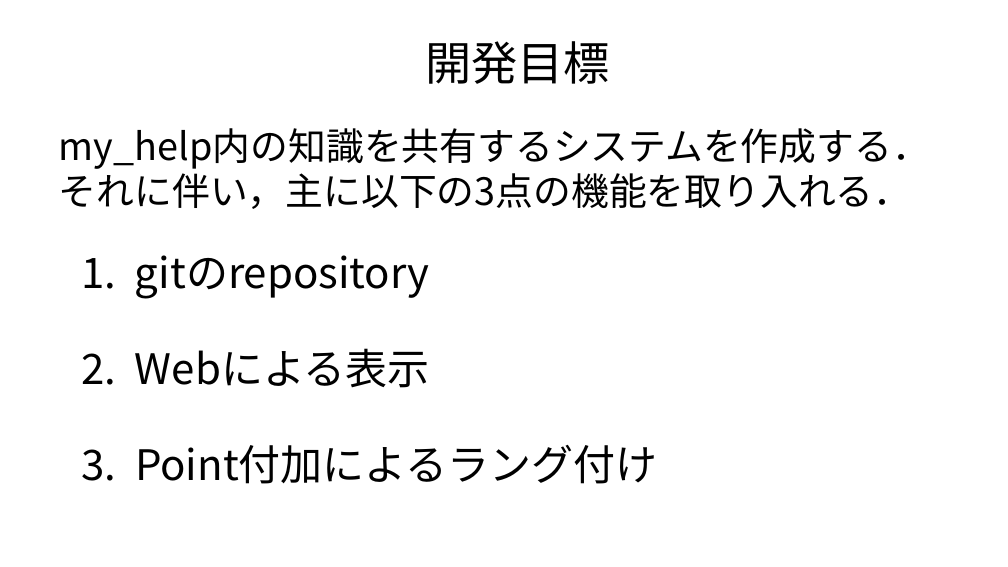
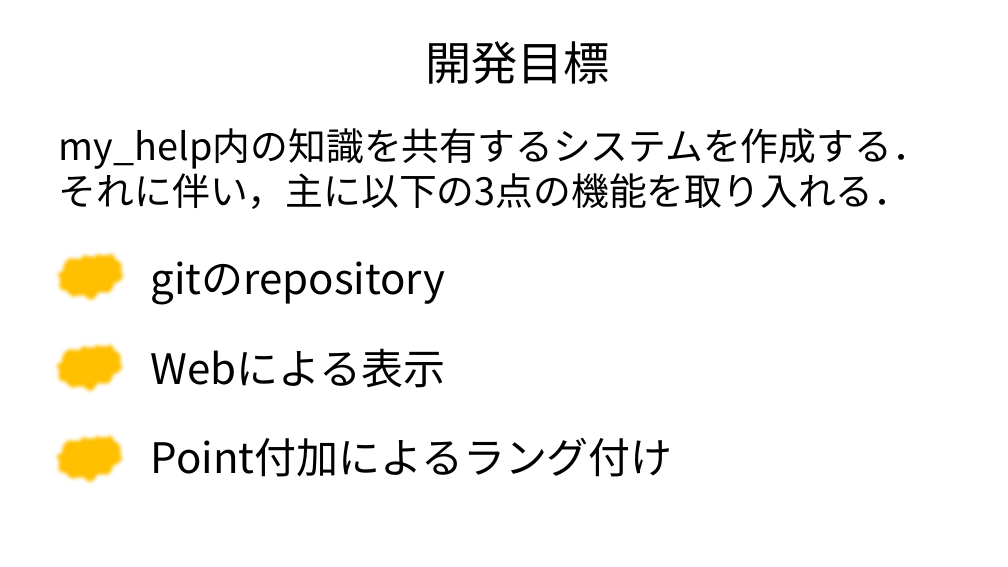
Before and after one commit to daddygongon/my_help, a slide deck: slide 8 of docs/tomoko/mid_presen.pptx (slide 7 before the commit). Drawn at 1008x567 pixels with LibreOffice and Linux fonts; fonts in the diff are those of the drawing. Boxes give left, top, right and bottom in pixels: in the first picture for what was removed or moved away, otherwise in the second. Text is boxed around its words. In the diff, an @@ line names an element or a change of style, - is before the commit and + after.

```diff
--- a/docs/tomoko/mid_presen.pptx
+++ b/docs/tomoko/mid_presen.pptx
@@ cloud added at (53, 249, 128, 305), fill #FFC000 @@
@@ text at (151, 261, 446, 305): text changed @@
-1. gitのrepository
+gitのrepository
@@ cloud added at (51, 340, 126, 396), fill #FFC000 @@
@@ text at (151, 348, 446, 388): text changed @@
-2. Webによる表示
+Webによる表示
@@ cloud added at (51, 431, 126, 487), fill #FFC000 @@
@@ text at (151, 438, 673, 477): text changed @@
-3. Point付加によるラング付け
+Point付加によるラング付け
```
Also in this commit, not shown: 3 other slides changed, 2 slides added, 1 slide removed, 1 other file.
